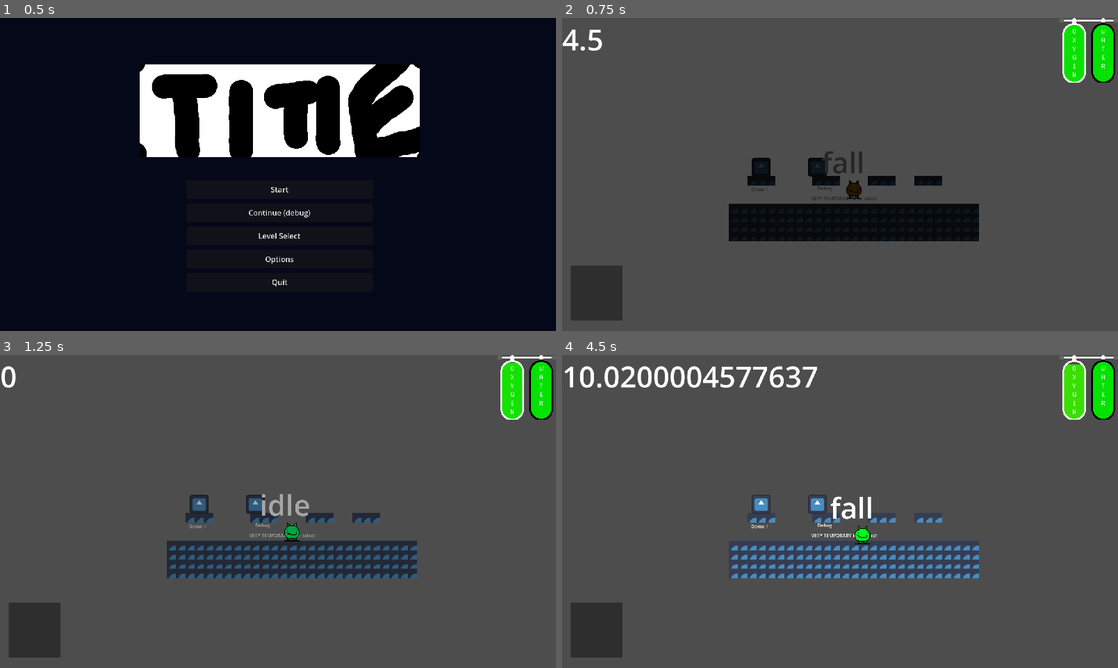
Above: before the commit, frames 1-4 (two rows, left to right).
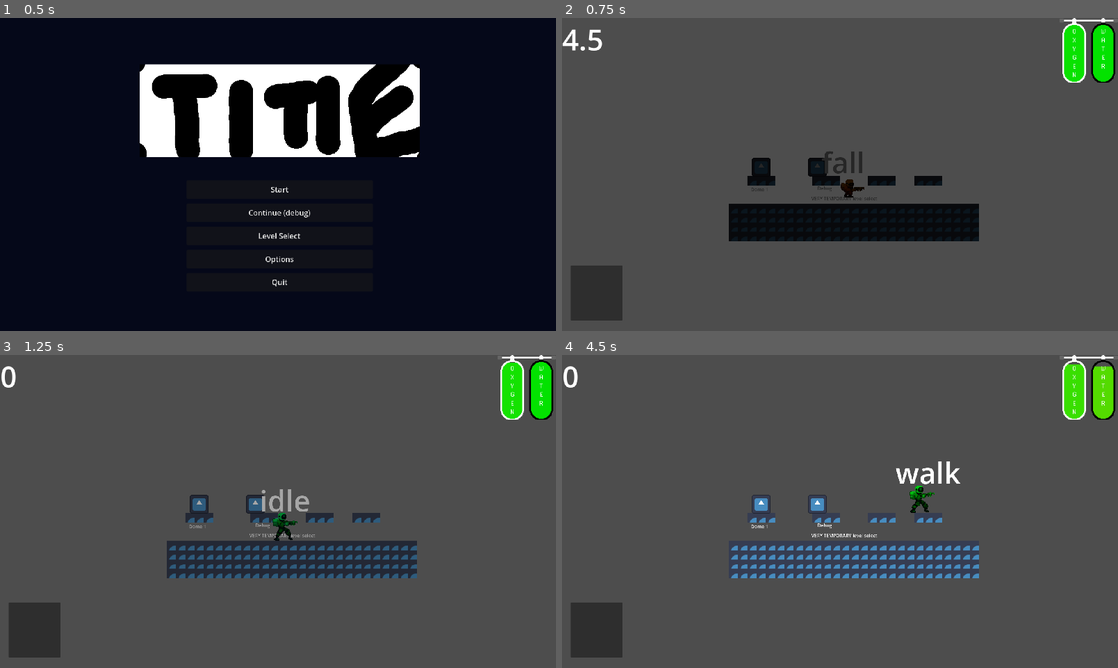
Above: after the commit, the same moments.

Repository: WholeYear12GameDesign/GrandmaGame
Game: Godot game, scene res://Scenes/Menu.tscn
Same seed, same stepped clock (60 frames per second), same inputs: the game is played once before the commit and once after it. The engine's default icon, where the game draws it, is replaced by a stand-in: a white triangle on a blue panel in a dark square.
Inputs:
- Up to frame 1 (0.5 s): no input
- Up to frame 2 (0.75 s): click "Start" at 0.5 s
- Up to frame 3 (1.25 s): no input
- Up to frame 4 (4.5 s): hold W (jump) 1.28-2.03 s; hold D (right) 1.28-2.78 s; tap Tab (changetank) at 2.1, 4.35 s; tap W (jump) at 2.27, 2.3, 2.57, 3.05, 3.6, 3.77, 4.07 s; hold A (left) 2.78-3.53 s; hold Space (jetpack) 2.78-3.53 s; hold D (right) from 3.53 s (still down); hold W (jump) from 4.28 s (still down)

Frame 1 is identical in both runs. In frame 2, 0.1% of the frame differs, in the area x 50-55%, y 51-58%; in frame 3, 0.5%; in frame 4, 2.8%, in the area x 0-100%, y 2-61%.

Commit message:
added animation that is very bad and shouldn't exist

Diff:
--- a/GrandmaBasement/Player/block.gd
+++ b/GrandmaBasement/Player/block.gd
@@ -17,8 +17,6 @@
 	$RayCast2D2.force_raycast_update()
 	if !$RayCast2D.is_colliding() and !$RayCast2D2.is_colliding():
 		fall(delta)
-	else:
-		gravity = 20
 
 func fall(delta):
 	position.y += fallspeed * delta
--- a/GrandmaBasement/Player/player.gd
+++ b/GrandmaBasement/Player/player.gd
@@ -71,6 +71,11 @@
 	else:
 		jetpack_hold = false
 
+	if Input.is_action_just_pressed("left"):
+		sprite.flip_h = true
+	if Input.is_action_just_pressed("right"):
+		sprite.flip_h = false
+
 	#oxygen
 	if !air:
 		if player_data.tanks[0] == "OXYGEN":
@@ -99,6 +104,9 @@
 
 	change_state(current_state.update(delta))
 
+func animation(animationname):
+	sprite.play(animationname)
+
 func change_state(input_state):
 	if input_state != null:
 		prev_state = current_state
--- a/GrandmaBasement/Player/player.tscn
+++ b/GrandmaBasement/Player/player.tscn
@@ -1,11 +1,15 @@
-[gd_scene load_steps=21 format=3 uid="uid://dxcfpp5okoqaf"]
+[gd_scene load_steps=55 format=3 uid="uid://dxcfpp5okoqaf"]
 
 [ext_resource type="Script" path="res://Player/player.gd" id="1_u67x1"]
-[ext_resource type="Texture2D" uid="uid://ci4ai4e1fyimn" path="res://Art assets/dreamcat.png" id="2_t84bb"]
+[ext_resource type="Texture2D" uid="uid://b32lxodoyh2g6" path="res://Player/sprites/space-marine-die.png" id="2_k32m2"]
 [ext_resource type="Script" path="res://Player/states/states.gd" id="3_477pk"]
+[ext_resource type="Texture2D" uid="uid://dhfwsxftbrgx0" path="res://Player/sprites/space-marine-jump.png" id="3_shcgk"]
 [ext_resource type="PackedScene" uid="uid://3baqbxgaddpt" path="res://Player/states/fall.tscn" id="4_cpdu4"]
+[ext_resource type="Texture2D" uid="uid://dkb4ps2wvd4xc" path="res://Player/sprites/space-marine-shoot.png" id="4_msq2t"]
+[ext_resource type="Texture2D" uid="uid://dogy0jpcun7nw" path="res://Player/sprites/space-marine-idle.png" id="5_1sr25"]
 [ext_resource type="PackedScene" uid="uid://bxkduep2swuv1" path="res://Player/states/idle.tscn" id="5_pmd4m"]
 [ext_resource type="PackedScene" uid="uid://e5ygk6cqu02" path="res://Player/states/jetpack.tscn" id="6_gdjrt"]
+[ext_resource type="Texture2D" uid="uid://dciqxnvf7oht2" path="res://Player/sprites/space-marine-run.png" id="6_ssw6e"]
 [ext_resource type="PackedScene" uid="uid://b2yicdenxhdc" path="res://Player/states/jump.tscn" id="7_o2y1s"]
 [ext_resource type="PackedScene" uid="uid://b3yjc6q22udw3" path="res://Player/states/walk.tscn" id="8_cufm2"]
 [ext_resource type="PackedScene" uid="uid://cswd5hfyh3lm6" path="res://Player/states/block.tscn" id="9_fcufl"]
@@ -20,18 +24,251 @@
 [ext_resource type="Script" path="res://Player/o2 bar/oxygenbar3.gd" id="17_l3vup"]
 [ext_resource type="Texture2D" uid="uid://de5673tsxw7w5" path="res://Art assets/Oxygen Tank Outline-2.png" id="18_ntn6o"]
 
+[sub_resource type="AtlasTexture" id="AtlasTexture_m48iw"]
+atlas = ExtResource("2_k32m2")
+region = Rect2(0, 0, 80, 48)
+
+[sub_resource type="AtlasTexture" id="AtlasTexture_0papc"]
+atlas = ExtResource("2_k32m2")
+region = Rect2(80, 0, 80, 48)
+
+[sub_resource type="AtlasTexture" id="AtlasTexture_qq1a0"]
+atlas = ExtResource("2_k32m2")
+region = Rect2(160, 0, 80, 48)
+
+[sub_resource type="AtlasTexture" id="AtlasTexture_jca4i"]
+atlas = ExtResource("2_k32m2")
+region = Rect2(240, 0, 80, 48)
+
+[sub_resource type="AtlasTexture" id="AtlasTexture_pnwmy"]
+atlas = ExtResource("3_shcgk")
+region = Rect2(108, 0, 36, 33)
+
+[sub_resource type="AtlasTexture" id="AtlasTexture_dxvoe"]
+atlas = ExtResource("3_shcgk")
+region = Rect2(144, 0, 36, 33)
+
+[sub_resource type="AtlasTexture" id="AtlasTexture_3isch"]
+atlas = ExtResource("3_shcgk")
+region = Rect2(180, 0, 36, 33)
+
+[sub_resource type="AtlasTexture" id="AtlasTexture_ln74y"]
+atlas = ExtResource("4_msq2t")
+region = Rect2(0, 0, 64, 48)
+
+[sub_resource type="AtlasTexture" id="AtlasTexture_vddv4"]
+atlas = ExtResource("4_msq2t")
+region = Rect2(64, 0, 64, 48)
+
+[sub_resource type="AtlasTexture" id="AtlasTexture_0ilpv"]
+atlas = ExtResource("5_1sr25")
+region = Rect2(0, 0, 48, 48)
+
+[sub_resource type="AtlasTexture" id="AtlasTexture_45yvt"]
+atlas = ExtResource("5_1sr25")
+region = Rect2(48, 0, 48, 48)
+
+[sub_resource type="AtlasTexture" id="AtlasTexture_imyfy"]
+atlas = ExtResource("5_1sr25")
+region = Rect2(96, 0, 48, 48)
+
+[sub_resource type="AtlasTexture" id="AtlasTexture_ogrmv"]
+atlas = ExtResource("5_1sr25")
+region = Rect2(144, 0, 48, 48)
+
+[sub_resource type="AtlasTexture" id="AtlasTexture_alxu1"]
+atlas = ExtResource("3_shcgk")
+region = Rect2(0, 0, 36, 33)
+
+[sub_resource type="AtlasTexture" id="AtlasTexture_qonwh"]
+atlas = ExtResource("3_shcgk")
+region = Rect2(36, 0, 36, 33)
+
+[sub_resource type="AtlasTexture" id="AtlasTexture_em5qi"]
+atlas = ExtResource("3_shcgk")
+region = Rect2(72, 0, 36, 33)
+
+[sub_resource type="AtlasTexture" id="AtlasTexture_5hek0"]
+atlas = ExtResource("6_ssw6e")
+region = Rect2(0, 0, 48, 48)
+
+[sub_resource type="AtlasTexture" id="AtlasTexture_6k3uu"]
+atlas = ExtResource("6_ssw6e")
+region = Rect2(48, 0, 48, 48)
+
+[sub_resource type="AtlasTexture" id="AtlasTexture_wmdw4"]
+atlas = ExtResource("6_ssw6e")
+region = Rect2(96, 0, 48, 48)
+
+[sub_resource type="AtlasTexture" id="AtlasTexture_j568g"]
+atlas = ExtResource("6_ssw6e")
+region = Rect2(144, 0, 48, 48)
+
+[sub_resource type="AtlasTexture" id="AtlasTexture_uhlqg"]
+atlas = ExtResource("6_ssw6e")
+region = Rect2(192, 0, 48, 48)
+
+[sub_resource type="AtlasTexture" id="AtlasTexture_hb6hj"]
+atlas = ExtResource("6_ssw6e")
+region = Rect2(240, 0, 48, 48)
+
+[sub_resource type="AtlasTexture" id="AtlasTexture_uvvrk"]
+atlas = ExtResource("6_ssw6e")
+region = Rect2(288, 0, 48, 48)
+
+[sub_resource type="AtlasTexture" id="AtlasTexture_18v8i"]
+atlas = ExtResource("6_ssw6e")
+region = Rect2(336, 0, 48, 48)
+
+[sub_resource type="AtlasTexture" id="AtlasTexture_3ytub"]
+atlas = ExtResource("6_ssw6e")
+region = Rect2(384, 0, 48, 48)
+
+[sub_resource type="AtlasTexture" id="AtlasTexture_mtei7"]
+atlas = ExtResource("6_ssw6e")
+region = Rect2(432, 0, 48, 48)
+
+[sub_resource type="AtlasTexture" id="AtlasTexture_dfj7j"]
+atlas = ExtResource("6_ssw6e")
+region = Rect2(480, 0, 48, 48)
+
+[sub_resource type="SpriteFrames" id="SpriteFrames_bt8wp"]
+animations = [{
+"frames": [{
+"duration": 1.0,
+"texture": SubResource("AtlasTexture_m48iw")
+}, {
+"duration": 1.0,
+"texture": SubResource("AtlasTexture_0papc")
+}, {
+"duration": 1.0,
+"texture": SubResource("AtlasTexture_qq1a0")
+}, {
+"duration": 1.0,
+"texture": SubResource("AtlasTexture_jca4i")
+}],
+"loop": false,
+"name": &"die",
+"speed": 12.0
+}, {
+"frames": [{
+"duration": 1.0,
+"texture": SubResource("AtlasTexture_pnwmy")
+}, {
+"duration": 1.0,
+"texture": SubResource("AtlasTexture_dxvoe")
+}, {
+"duration": 1.0,
+"texture": SubResource("AtlasTexture_3isch")
+}],
+"loop": false,
+"name": &"fall",
+"speed": 12.0
+}, {
+"frames": [{
+"duration": 1.0,
+"texture": SubResource("AtlasTexture_ln74y")
+}, {
+"duration": 1.0,
+"texture": SubResource("AtlasTexture_vddv4")
+}],
+"loop": true,
+"name": &"flamethrower",
+"speed": 12.0
+}, {
+"frames": [{
+"duration": 1.0,
+"texture": SubResource("AtlasTexture_0ilpv")
+}, {
+"duration": 1.0,
+"texture": SubResource("AtlasTexture_45yvt")
+}, {
+"duration": 1.0,
+"texture": SubResource("AtlasTexture_imyfy")
+}, {
+"duration": 1.0,
+"texture": SubResource("AtlasTexture_ogrmv")
+}],
+"loop": true,
+"name": &"idle",
+"speed": 12.0
+}, {
+"frames": [{
+"duration": 1.0,
+"texture": SubResource("AtlasTexture_alxu1")
+}, {
+"duration": 1.0,
+"texture": SubResource("AtlasTexture_qonwh")
+}, {
+"duration": 1.0,
+"texture": SubResource("AtlasTexture_em5qi")
+}],
+"loop": false,
+"name": &"jump",
+"speed": 12.0
+}, {
+"frames": [{
+"duration": 1.0,
+"texture": SubResource("AtlasTexture_5hek0")
+}, {
+"duration": 1.0,
+"texture": SubResource("AtlasTexture_6k3uu")
+}, {
+"duration": 1.0,
+"texture": SubResource("AtlasTexture_wmdw4")
+}, {
+"duration": 1.0,
+"texture": SubResource("AtlasTexture_j568g")
+}, {
+"duration": 1.0,
+"texture": SubResource("AtlasTexture_uhlqg")
+}, {
+"duration": 1.0,
+"texture": SubResource("AtlasTexture_hb6hj")
+}, {
+"duration": 1.0,
+"texture": SubResource("AtlasTexture_uvvrk")
+}, {
+"duration": 1.0,
+"texture": SubResource("AtlasTexture_18v8i")
+}, {
+"duration": 1.0,
+"texture": SubResource("AtlasTexture_3ytub")
+}, {
+"duration": 1.0,
+"texture": SubResource("AtlasTexture_mtei7")
+}, {
+"duration": 1.0,
+"texture": SubResource("AtlasTexture_dfj7j")
+}],
+"loop": true,
+"name": &"run",
+"speed": 12.0
+}]
+
 [sub_resource type="RectangleShape2D" id="RectangleShape2D_c6afm"]
-size = Vector2(64, 64)
+size = Vector2(61, 93)
+
+[sub_resource type="Animation" id="Animation_mmia0"]
+resource_name = "new_animation"
+
+[sub_resource type="AnimationLibrary" id="AnimationLibrary_5j5gi"]
+_data = {
+"new_animation": SubResource("Animation_mmia0")
+}
 
 [node name="Player" type="CharacterBody2D" groups=["player"]]
 script = ExtResource("1_u67x1")
 
-[node name="Sprite" type="Sprite2D" parent="."]
+[node name="Sprite" type="AnimatedSprite2D" parent="."]
 modulate = Color(1, 0, 0, 1)
 scale = Vector2(2.7, 2.7)
-texture = ExtResource("2_t84bb")
+sprite_frames = SubResource("SpriteFrames_bt8wp")
+animation = &"idle"
+offset = Vector2(-1.705, -5.92)
 
 [node name="CollisionShape2D" type="CollisionShape2D" parent="."]
+position = Vector2(0.300003, 0.300003)
 shape = SubResource("RectangleShape2D_c6afm")
 
 [node name="currentstate" type="Label" parent="."]
@@ -164,3 +401,8 @@
 meta_underlined = false
 hint_underlined = false
 text_direction = 1
+
+[node name="AnimationPlayer" type="AnimationPlayer" parent="."]
+libraries = {
+"": SubResource("AnimationLibrary_5j5gi")
+}
--- a/GrandmaBasement/Player/states/block.gd
+++ b/GrandmaBasement/Player/states/block.gd
@@ -1,6 +1,7 @@
 extends "state.gd"
 
 func update(delta):
+	player.animation("idle")
 	player_movement(delta)
 	player.fall(delta)
 	if player.jump_input_actuation:
--- a/GrandmaBasement/Player/states/fall.gd
+++ b/GrandmaBasement/Player/states/fall.gd
@@ -16,6 +16,7 @@
 	return null
 
 func enter_state():
+	player.animation("fall")
 	if player.prev_state == states.idle or player.prev_state == states.walk:
 		can_jump = true
 		coyotetimer.start(coyote_duration)
--- a/GrandmaBasement/Player/states/flamethrower.tscn
+++ b/GrandmaBasement/Player/states/flamethrower.tscn
@@ -1,6 +1,5 @@
-[gd_scene load_steps=65 format=3 uid="uid://beke78ql87ol5"]
-
-[ext_resource type="Texture2D" uid="uid://63u6x57hdpbx" path="res://Art assets/Oxygen.png" id="1_s81u3"]
+[gd_scene load_steps=64 format=3 uid="uid://beke78ql87ol5"]
+
 [ext_resource type="Texture2D" uid="uid://rwb8yr54rvbi" path="res://Art assets/fire4digi_75x94.png" id="2_tiudd"]
 
 [sub_resource type="CircleShape2D" id="CircleShape2D_uf8rd"]
@@ -440,11 +439,6 @@
 position = Vector2(0, -83)
 shape = SubResource("CircleShape2D_uf8rd")
 
-[node name="Oxygen" type="Sprite2D" parent="."]
-position = Vector2(0.5, -34)
-scale = Vector2(0.542857, 0.795918)
-texture = ExtResource("1_s81u3")
-
 [node name="AnimatedSprite2D" type="AnimatedSprite2D" parent="."]
 position = Vector2(2.5, -96)
 sprite_frames = SubResource("SpriteFrames_8dnth")
--- a/GrandmaBasement/Player/states/idle.gd
+++ b/GrandmaBasement/Player/states/idle.gd
@@ -1,6 +1,7 @@
 extends "state.gd"
 
 func update(delta):
+	player.animation("idle")
 	player.fall(delta)
 	if player.movement_input.x != 0:
 		return states.walk
--- a/GrandmaBasement/Player/states/jetpack.gd
+++ b/GrandmaBasement/Player/states/jetpack.gd
@@ -7,15 +7,18 @@
 
 func update(delta):
 	if nozzle == 0:
+		player.animation("jump")
 		if jetpackfinished:
 			return states.fall
 	if nozzle == 1:
+		player.animation("jump")
 		player_movement(delta)
 		player.velocity.y = -5
 		player_data.oxygen[player_data.current_tank] -= 10 * delta
 		if !player.jetpack_hold:
 			return states.fall
 	if nozzle == 2:
+		player.animation("flamethrower")
 		player.fall(delta)
 		get_node(str("/root/",get_tree().current_scene.name,"/Player/flamethrower")).rotation = player.last_direction.angle() + PI / 2
 		if !player.jetpack_hold:
--- a/GrandmaBasement/Player/states/jump.gd
+++ b/GrandmaBasement/Player/states/jump.gd
@@ -17,5 +17,6 @@
 	return null
 
 func enter_state():
+	player.animation("jump")
 	jumptimer.start(jump_duration)
 	player.velocity.y = player.jump_velocity
--- a/GrandmaBasement/Player/states/walk.gd
+++ b/GrandmaBasement/Player/states/walk.gd
@@ -1,6 +1,7 @@
 extends "state.gd"
 
 func update(delta):
+	player.animation("run")
 	player.fall(delta)
 	player_movement(delta)
 	if player.velocity.x == 0:
Not shown: 1 places in GrandmaBasement/Player/block.tscn that only renumber resources
Not shown: 1 places in GrandmaBasement/Player/debug.tscn that only renumber resources
Binary file added: GrandmaBasement/Player/sprites/space-marine-die.png
Not shown, added: GrandmaBasement/Player/sprites/space-marine-die.png.import
Binary file added: GrandmaBasement/Player/sprites/space-marine-idle.png
Not shown, added: GrandmaBasement/Player/sprites/space-marine-idle.png.import
Binary file added: GrandmaBasement/Player/sprites/space-marine-jump.png
Not shown, added: GrandmaBasement/Player/sprites/space-marine-jump.png.import
Binary file added: GrandmaBasement/Player/sprites/space-marine-run.png
Not shown, added: GrandmaBasement/Player/sprites/space-marine-run.png.import
Binary file added: GrandmaBasement/Player/sprites/space-marine-shoot.png
Not shown, added: GrandmaBasement/Player/sprites/space-marine-shoot.png.import
